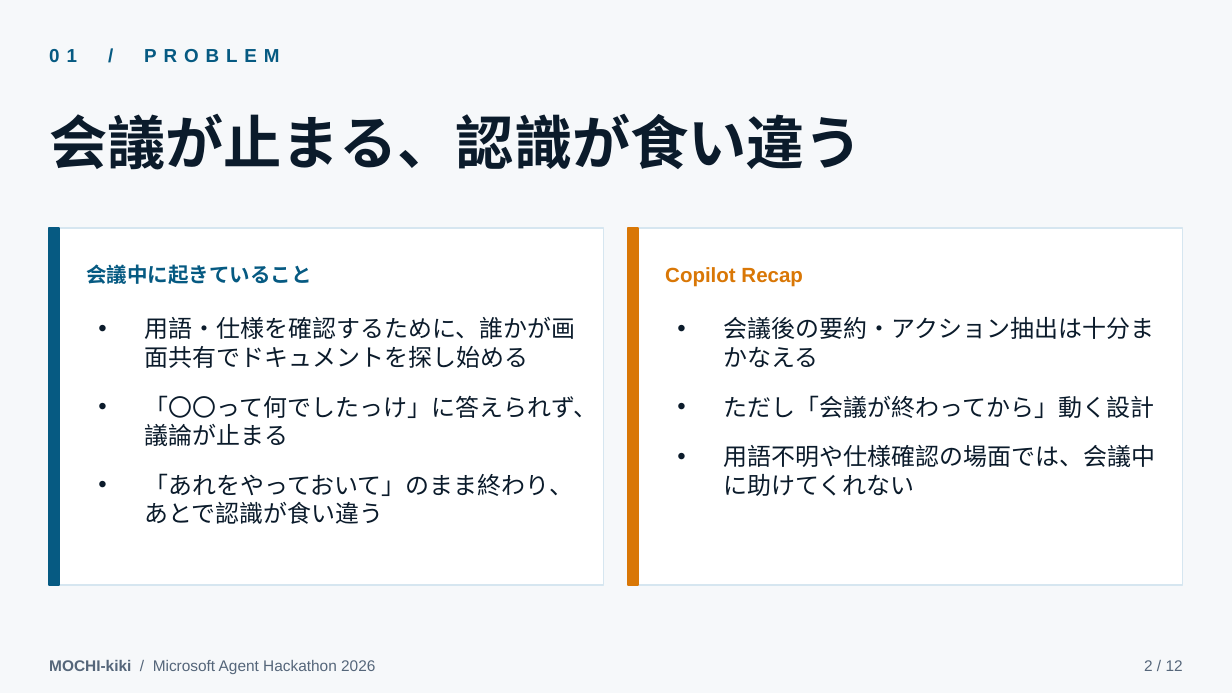
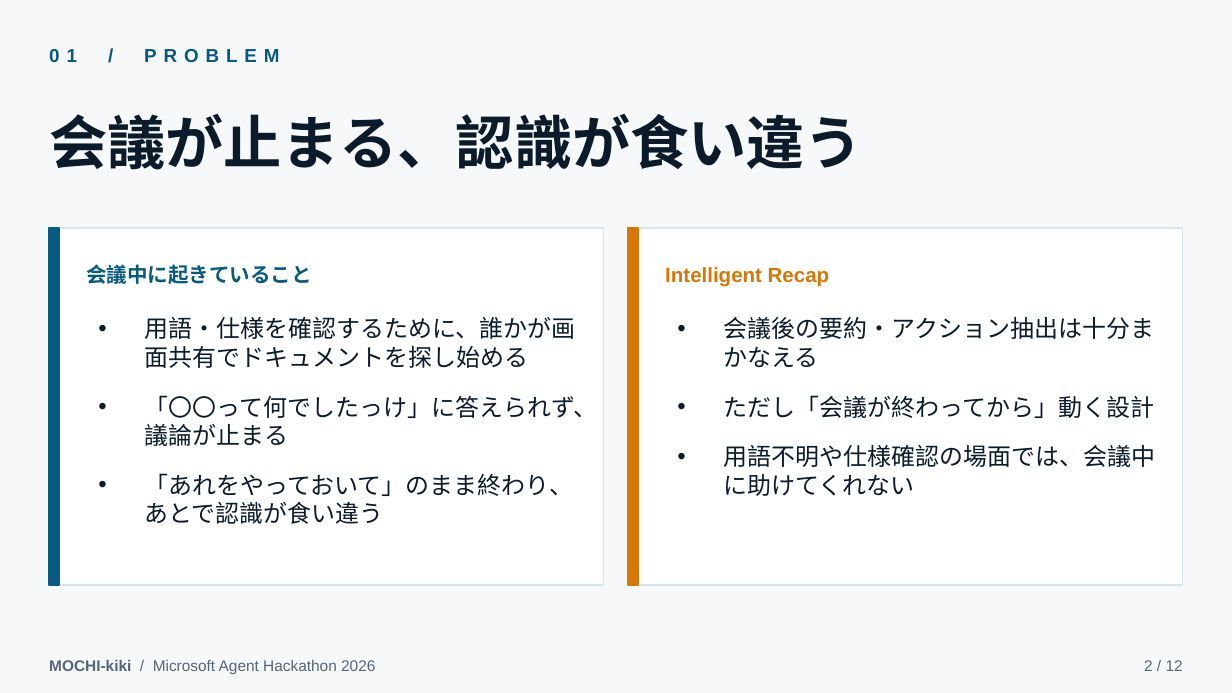
Before and after one commit to MOCHITEC/MOCHI-kiki, a slide deck: slide 2 of articles/mochi-kiki-teams-agent/video/mochi-kiki-demo-deck.pptx. Drawn at 1232x693 pixels with LibreOffice and Linux fonts; fonts in the diff are those of the drawing. Boxes give left, top, right and bottom in pixels: in the first picture for what was removed or moved away, otherwise in the second. Text is boxed around its words. In the diff, an @@ line names an element or a change of style, - is before the commit and + after.

```diff
--- a/articles/mochi-kiki-teams-agent/video/mochi-kiki-demo-deck.pptx
+++ b/articles/mochi-kiki-teams-agent/video/mochi-kiki-demo-deck.pptx
@@ text at [665, 267, 830, 287]: text changed @@
-Copilot Recap
+Intelligent Recap
```
Also in this commit, not shown: 4 other files.
